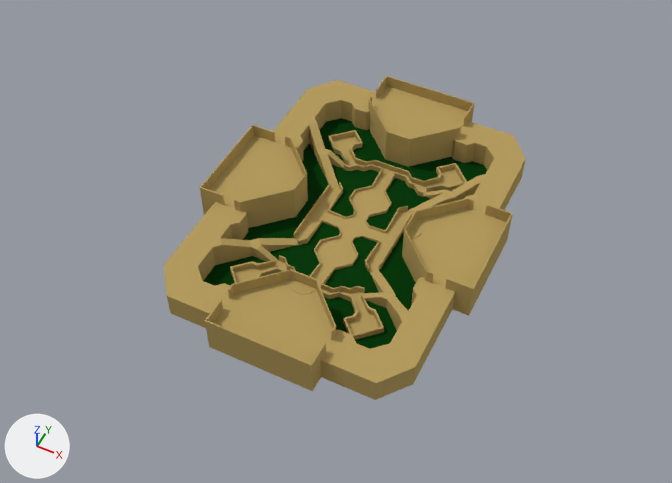
Two versions of the Blender file Assets/Models/Maps/Ancient_Ruins_Map.blend, one commit apart.
Camera for both pictures: a camera (50 mm lens) standing at (41.0, -88.1, 105.4) and looking at (-0.9, -4.2, 0.5). The lights are fixed; the arrows at lower left show +X, +Y and +Z.
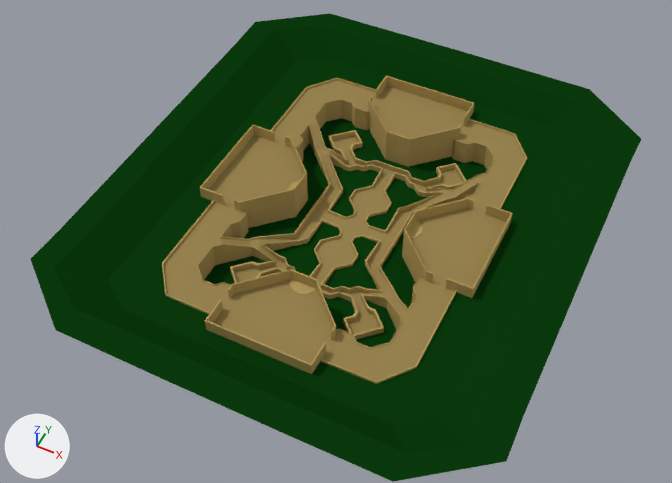
Commit message: Map Updates

What differs and where, as boxes [x1, y1, x2, y2] in the pictures (672 x 483 px):
'Plane', reshaped
    before: [164, 76, 526, 400]
    after: [31, 13, 641, 482]
part 1 of me_plane, built on
    before: [164, 80, 526, 400]
    after: [31, 13, 641, 482]
part 2 of me_plane, recoloured
    both: [220, 123, 480, 334]

The change, as a list of edits to the scene's bpy script:
```text
Add mat_stoneroad:
    mat_stoneroad = diffuse_material('StoneRoad')
    mat_stoneroad.base_color = (0.319, 0.231, 0.0819)  # yellow #998451
Change me_plane:
    used by ob_plane; location = (0.0, 0.0, 0.0)
    remove me_plane.from_pydata(...)  # 295 vertices, 232 faces; spans x 0.0..22.0, y 0.0..29.0, z 0.0..6.0
    add me_plane.from_pydata(...)  # 438 vertices, 355 faces, 5 loose edges; spans x 0.0..34.9, y 0.0..39.7, z -0.1..7.0
    me_plane part 1
    8 vertices are removed from x 5.8..19.5, y 6.0..16.0, z 0.0..4.0
    51 faces are deleted
    140 vertices are added at x 0.0..30.9, y 0.0..39.7, z -0.1..7.0
    11 new vertices lie (4.0, 0.0, 0.0) away from vertices in x 0.0..30.9, y 0.0..39.7, z 4.0..7.0
    5 loose edges are added
    5 new faces join them, mat_stoneroad (yellow #998451)
    138 new faces join them, mat_stone (yellow #b69d60)
    31 new faces join them, mat_grass (dark green #0b3a0d)
    me_plane part 2: 28 faces spanning x 0.0..15.0, y 0.0..19.0, z 0.0..4.0 switch from mat_stone (yellow #b69d60) to mat_stoneroad (yellow #998451)
```
